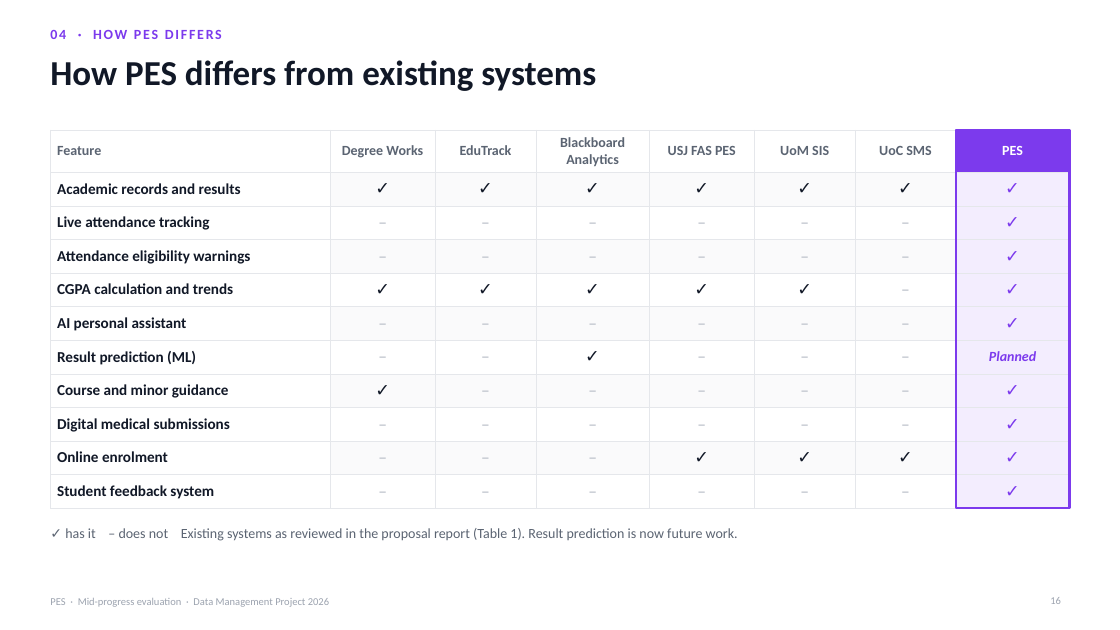
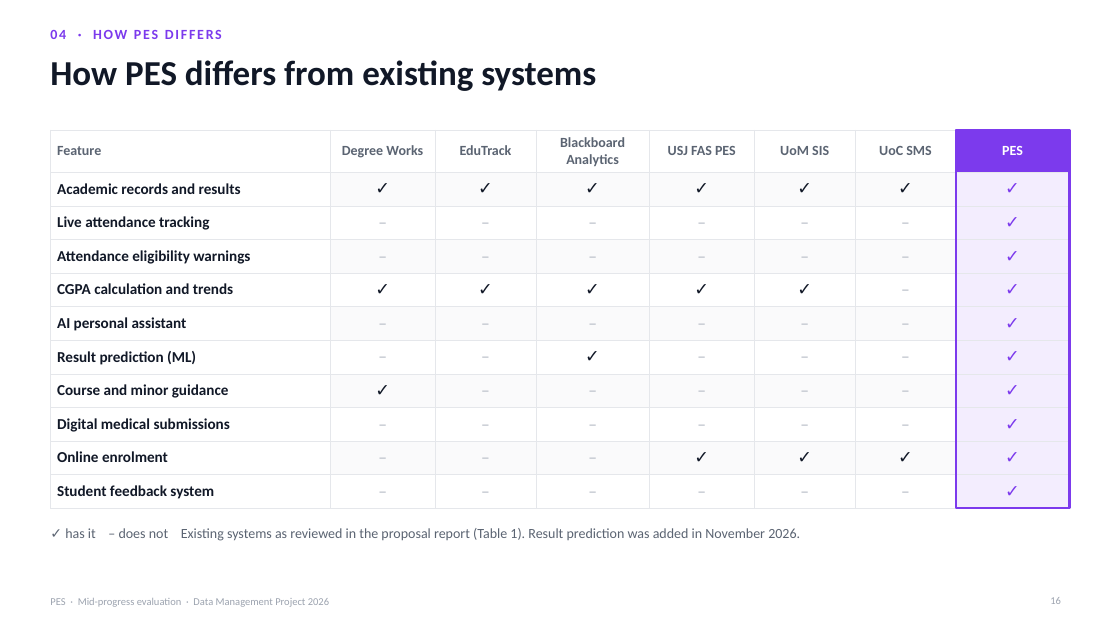
Before and after one commit to Senadheera-eng/Performance-Evaluation-System, a slide deck: slide 16 of presentations/PES_Mid_Progress_Evaluation.pptx. Drawn at 1120x630 pixels with LibreOffice and Linux fonts; fonts in the diff are those of the drawing. Boxes give left, top, right and bottom in pixels: in the first picture for what was removed or moved away, otherwise in the second. Text is boxed around its words. In the diff, an @@ line names an element or a change of style, - is before the commit and + after.

```diff
--- a/presentations/PES_Mid_Progress_Evaluation.pptx
+++ b/presentations/PES_Mid_Progress_Evaluation.pptx
@@ table at (50,130,1070,508) @@
-row 7, column 8: Planned
+row 7, column 8: ✓
@@ text at (65,528,800,541): text changed @@
-✓ has it – does not Existing systems as reviewed in the proposal report (Table 1). Result prediction is now future work.
+✓ has it – does not Existing systems as reviewed in the proposal report (Table 1). Result prediction was added in November 2026.
```
Also in this commit, not shown: 7 other slides changed, 3 slides added.
